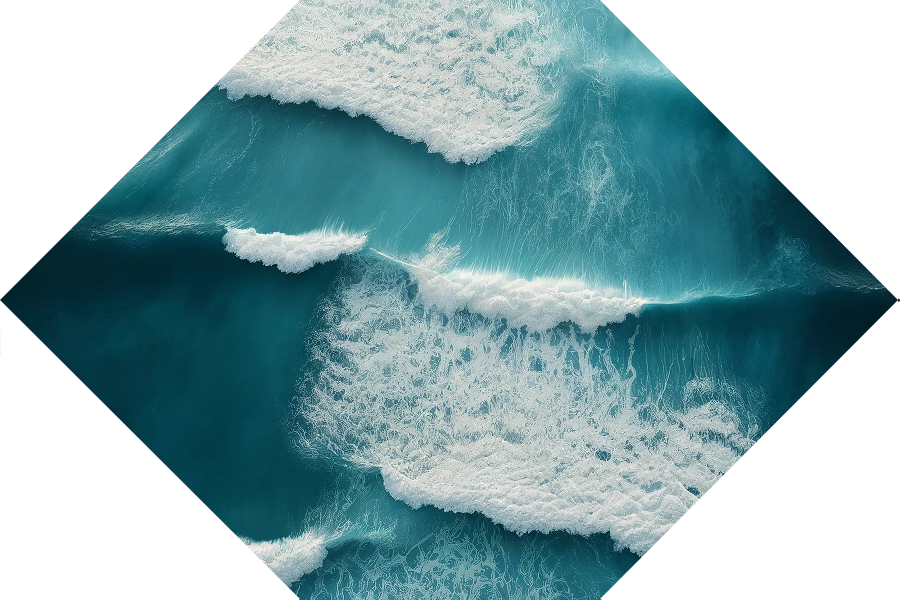
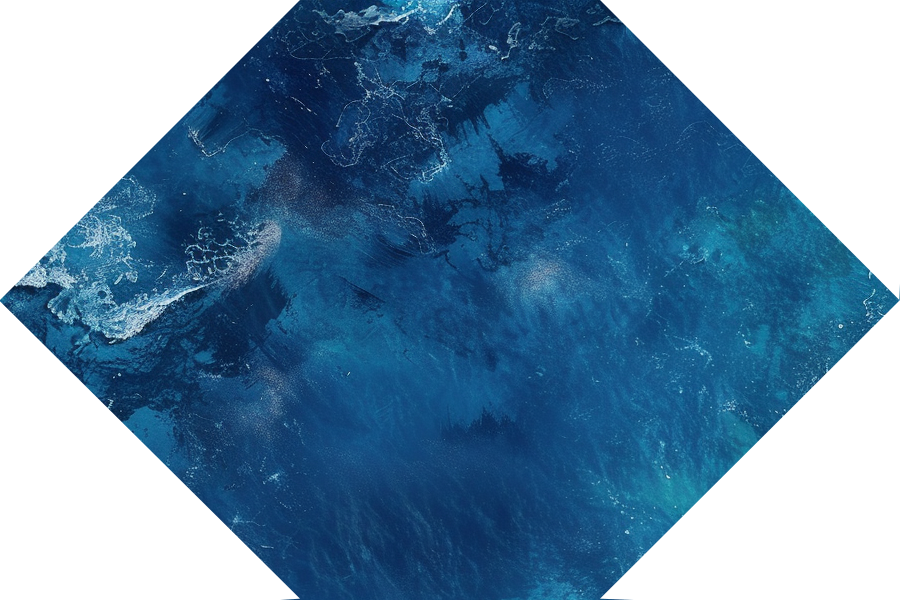
Two versions of the same layered image (900x600). Layer-by-layer changes:
added layer "Eingefügte Ebene #1" above "Eingefügte Ebene" over [0, 0, 900, 600]
hid "Eingefügte Ebene" over [0, 0, 900, 600]
